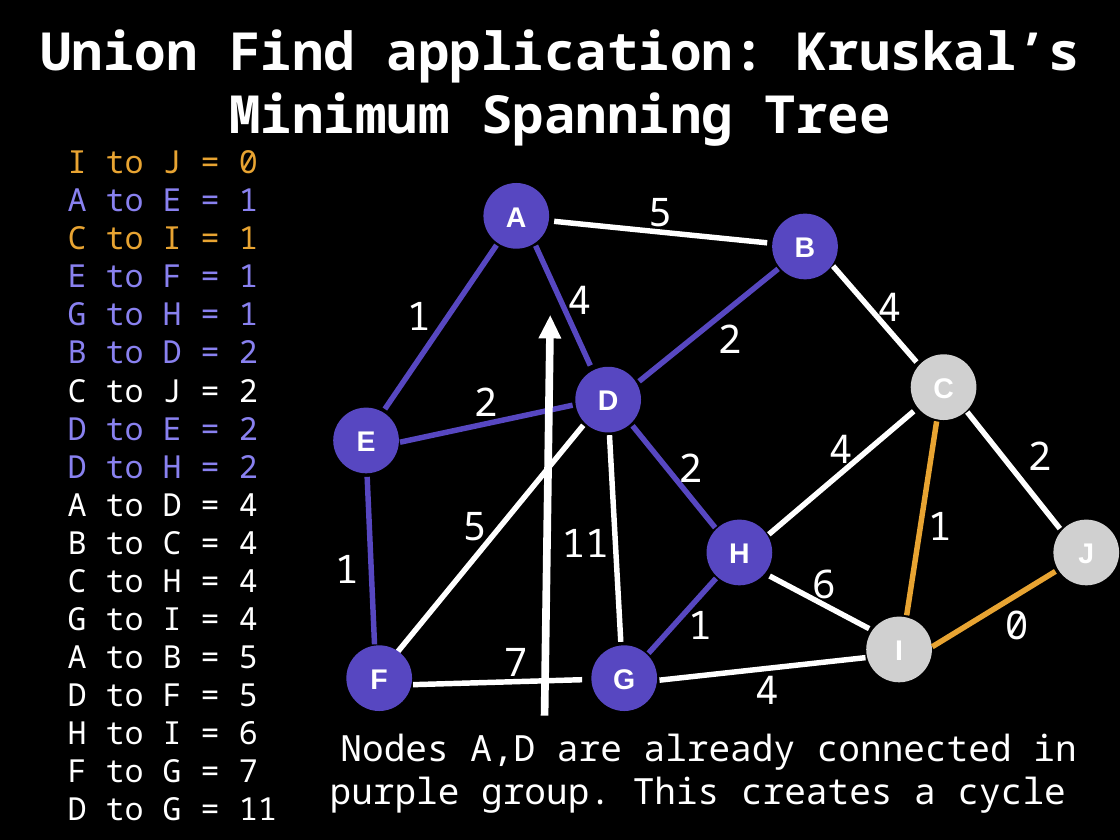
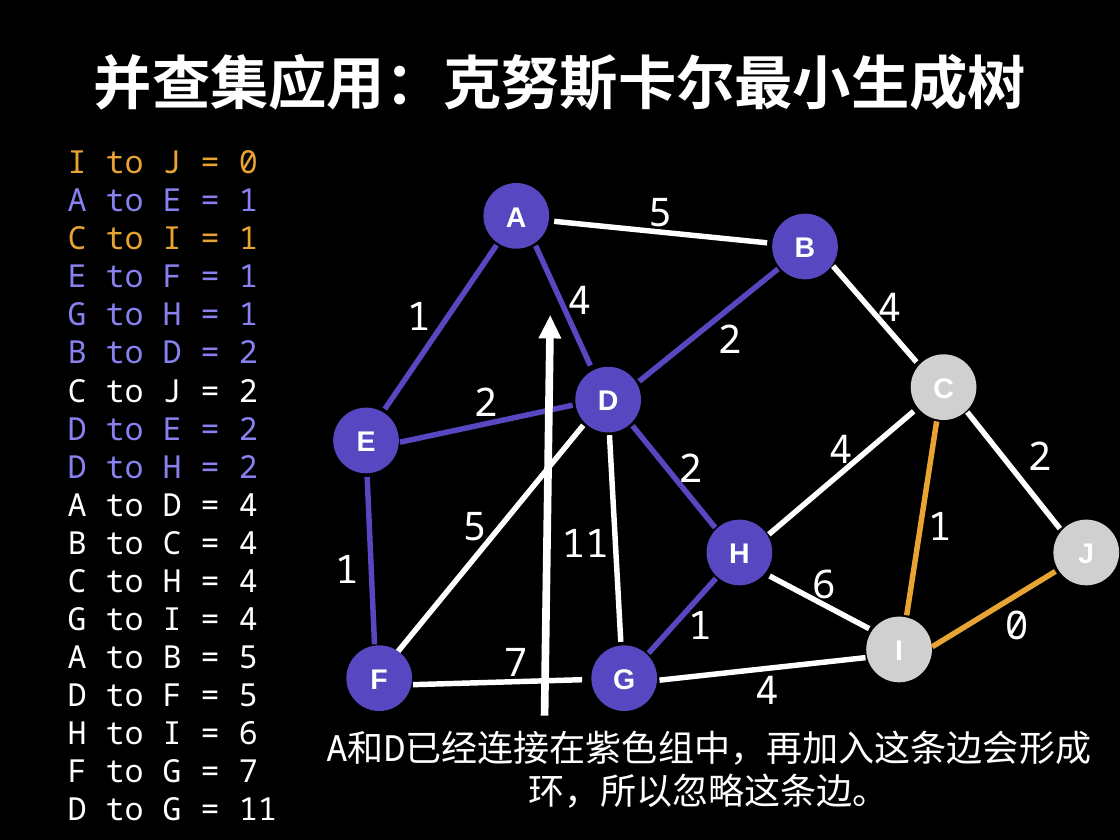
Before and after one commit to spring2go/Algorithms, a slide deck: slide 55 of slides/datastructures/unionfind/UnionFind.pptx. Drawn at 1120x840 pixels with LibreOffice and Linux fonts; fonts in the diff are those of the drawing; grey boxes stand for pictures. Boxes give left, top, right and bottom in pixels: in the first picture for what was removed or moved away, otherwise in the second. Text is boxed around its words. In the diff, an @@ line names an element or a change of style, - is before the commit and + after.

```diff
--- a/slides/datastructures/unionfind/UnionFind.pptx
+++ b/slides/datastructures/unionfind/UnionFind.pptx
@@ title at [94, 54, 1026, 110]: text changed; size 48 to 53.3 pt @@
-Union Find application: Kruskal’s Minimum Spanning Tree
+并查集应用：克努斯卡尔最小生成树
@@ text at [326, 730, 1091, 808]: text changed @@
-Nodes A,D are already connected in purple group. This creates a cycle
+A和D已经连接在紫色组中，再加入这条边会形成环，所以忽略这条边。
```
Also in this commit, not shown: 50 other slides changed, 5 slides added, 5 slides removed, 1 other file.
